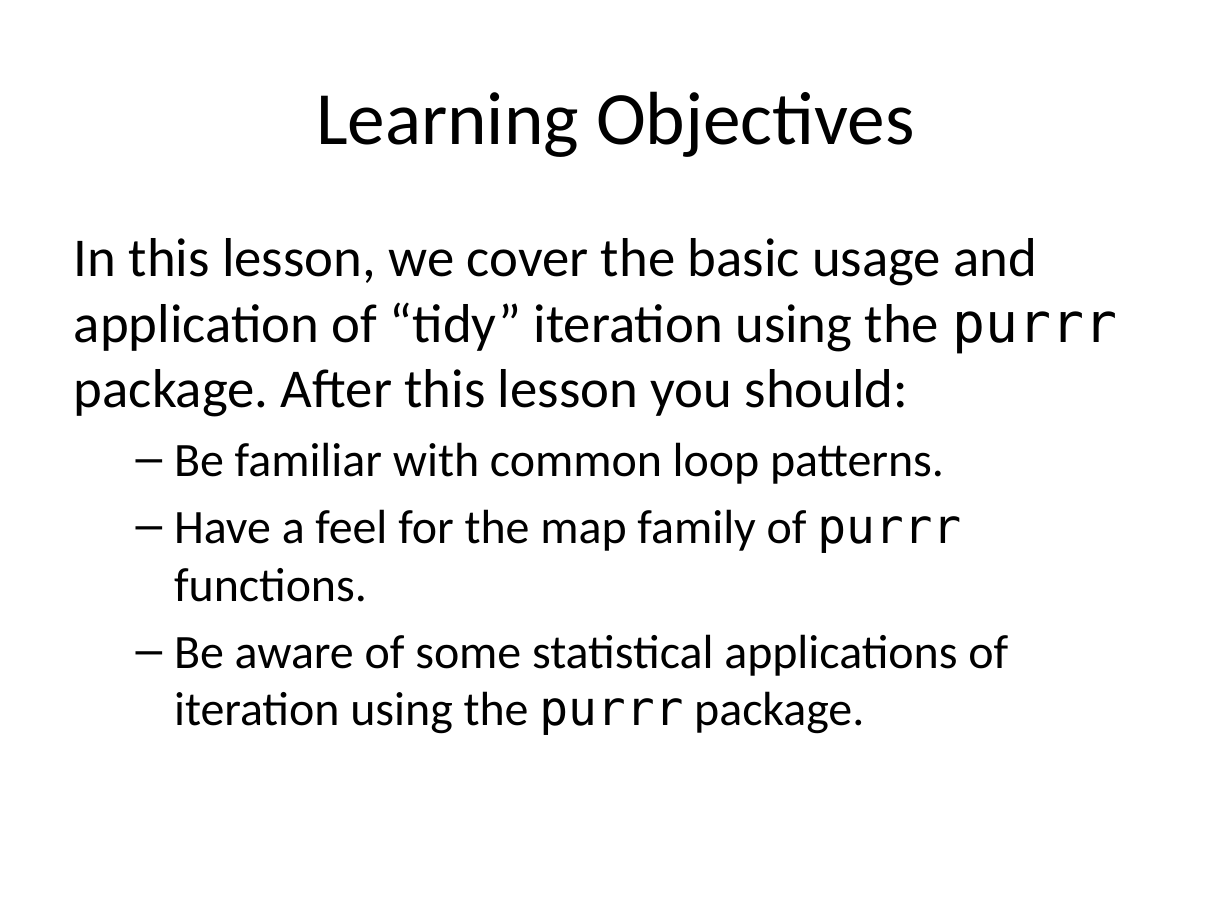
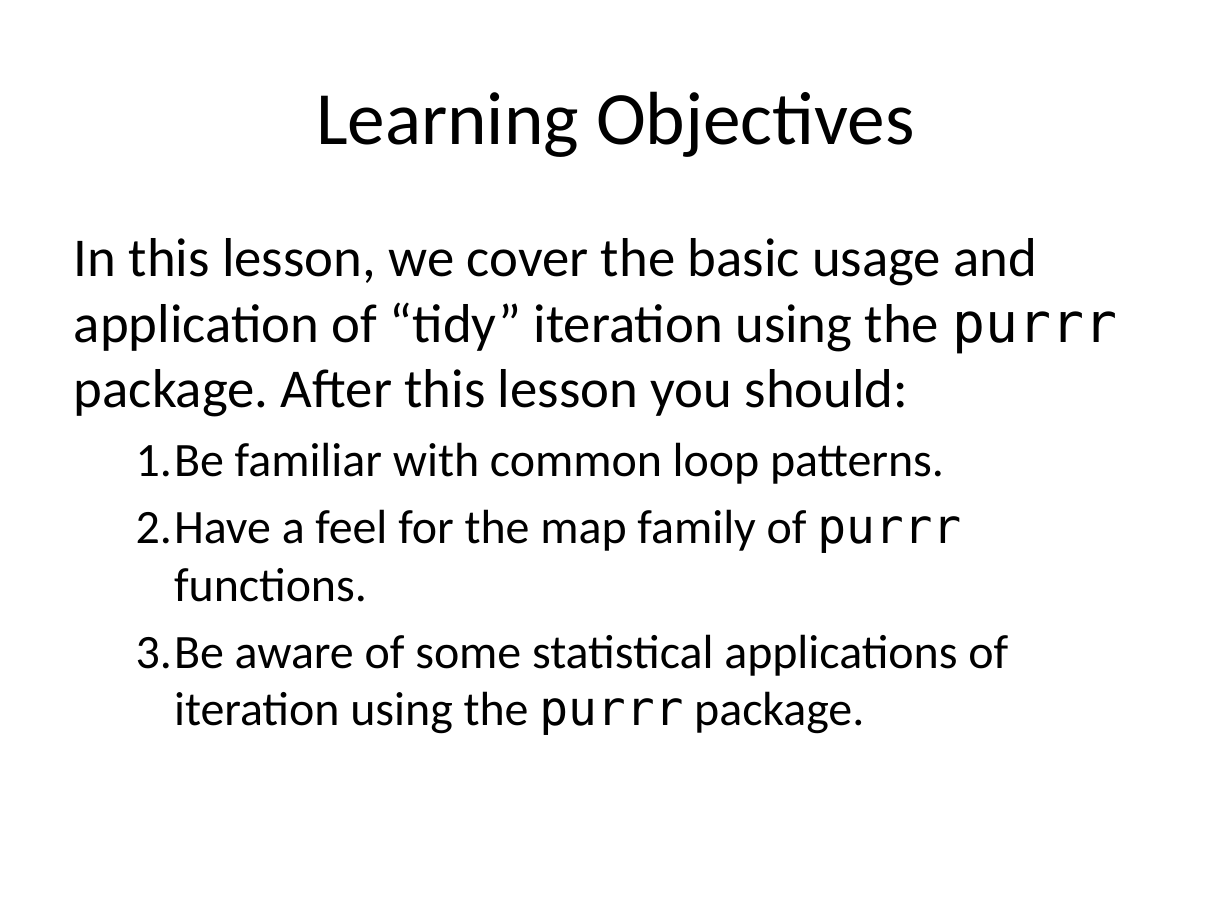
Before and after one commit to jmgraham30/SWBmodules, a slide deck: slide 2 of slides/iteration_with_purrr.pptx. Drawn at 1232x924 pixels with LibreOffice and Linux fonts; fonts in the diff are those of the drawing. Boxes give left, top, right and bottom in pixels: in the first picture for what was removed or moved away, otherwise in the second. Text is boxed around its words. In the diff, an @@ line names an element or a change of style, - is before the commit and + after.

```diff
--- a/slides/iteration_with_purrr.pptx
+++ b/slides/iteration_with_purrr.pptx
@@ text at bbox=[136, 442, 1008, 735]: bullet – to 1. @@
```
Also in this commit, not shown: 5 slides added, 2 slides removed, 1 other file.
